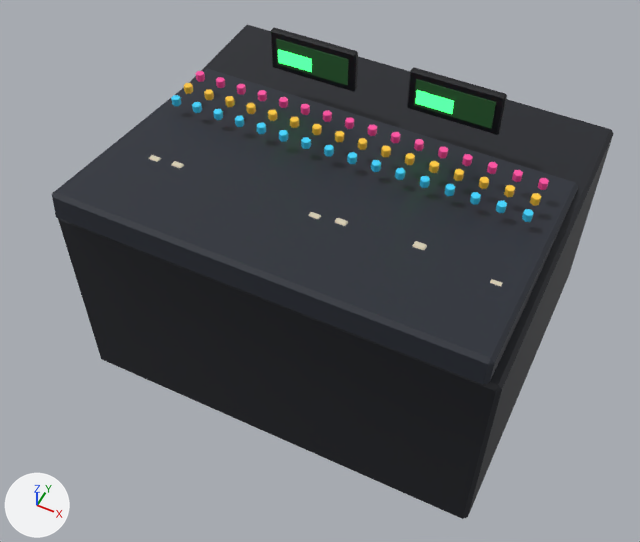
The glTF model game/assets/props/mesa_som.glb as it was, and as the next commit left it.
Rendered twice from a 50 mm lens placed at (0.706, -1.526, 2.136), pointed at (-0.018, -0.077, 0.326). The axes (+X, +Y, +Z) are drawn at lower left. The lights are the same throughout. The older version comes first. Vertices at exactly the same position are counted once.
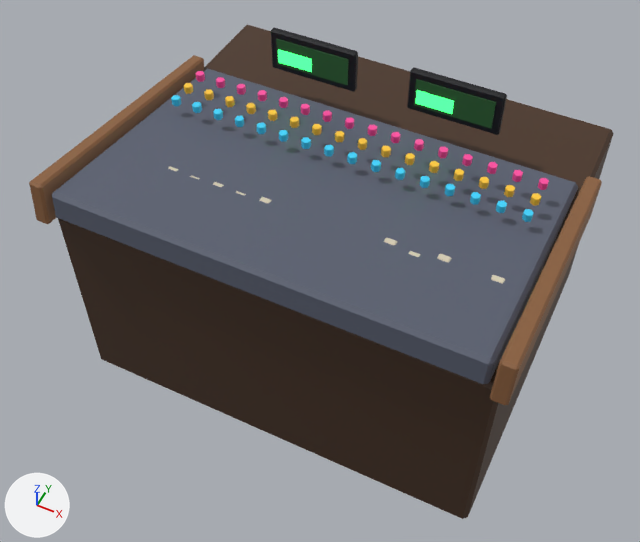
The change, as a diff of the scene's bpy script:
```diff
--- a/game/assets/props/mesa_som.glb.py
+++ b/game/assets/props/mesa_som.glb.py
@@ me_cube @@
 # used by ob_cube; location = (0.0, 0.0, 0.0)
-me_cube.from_pydata(...)  # 1216 vertices, 2080 faces; spans x -0.575..0.575, y -0.451..0.525, z 0.0..0.81
+me_cube.from_pydata(...)  # 1264 vertices, 2168 faces; spans x -0.6..0.6, y -0.464..0.525, z 0.0..0.81
+# me_cube part 1: the loose piece of 24 vertices spanning x -0.431..-0.401, y -0.213..-0.193, z 0.655..0.675 is moved by (0.0, -0.074, 0.0)
+# me_cube part 2: the loose piece of 24 vertices spanning x -0.367..-0.337, y -0.208..-0.188, z 0.655..0.675 is moved by (0.0, -0.022, 0.0)
+# me_cube part 3: the loose piece of 24 vertices spanning x -0.111..-0.081, y -0.332..-0.312, z 0.655..0.675 is moved by (0.0, 0.109, 0.0)
+# me_cube part 4: the loose piece of 24 vertices spanning x 0.017..0.047, y -0.216..-0.196, z 0.655..0.675 is moved by (0.0, -0.053, 0.0)
+# me_cube part 5: the loose piece of 24 vertices spanning x 0.081..0.111, y -0.206..-0.186, z 0.655..0.675 is moved by (0.0, -0.037, 0.0)
+# me_cube part 6: the loose piece of 24 vertices spanning x 0.273..0.303, y -0.194..-0.174, z 0.655..0.675 is moved by (-0.064, -0.019, 0.0)
+# me_cube part 7: the loose piece of 24 vertices spanning x 0.401..0.431, y -0.262..-0.242, z 0.655..0.675 is moved by (-0.064, 0.056, 0.0)
+# me_cube part 8: a new loose piece of 24 vertices spanning x -0.6..-0.56, y -0.464..0.264, z 0.518..0.722, in mat_vc
+# me_cube part 9: a new loose piece of 24 vertices spanning x 0.56..0.6, y -0.464..0.264, z 0.518..0.722, in mat_vc
+# me_cube part 10
+# 24 vertices are removed from x 0.145..0.495, y -0.287..-0.207, z 0.655..0.675
+# 72 faces are deleted
+# 8 vertices move from x 0.148..0.492, y -0.287..-0.207, z 0.655..0.675 to x 0.148..0.492, y -0.298..-0.196, z 0.655..0.675
+# 12 vertices are added at x 0.148..0.492, y -0.301..-0.193, z 0.658..0.672
+# 6 new vertices lie (0.0, -0.014, 0.0) away from vertices in x 0.145..0.175, y -0.284, z 0.655..0.675
+# 6 new vertices lie (0.0, 0.014, 0.0) away from vertices in x 0.465..0.495, y -0.21, z 0.655..0.675
+# 72 new faces join them, mat_vc
+# me_cube part 11: 88 kept faces spanning x -0.575..0.575, y -0.451..0.525, z 0.0..0.7 get new vertex colours
+# other edits to the shape of me_cube do not show in these pictures
 me_cube.materials.append(mat_vc)
```

What differs and where, as boxes (x1, y1, x2, y2) in the pictures (640 x 542 px; the box of a moved part takes in the faces that stretch with it):
'Cube', reshaped
    before: (52, 25, 614, 519)
    after: (29, 25, 614, 519)
part 1 of me_cube, moved or reshaped (not visible afterwards)
    before: (148, 155, 161, 162)
part 2 of me_cube, moved or reshaped
    before: (171, 161, 184, 168)
    after: (168, 167, 179, 171)
part 3 of me_cube, moved or reshaped (not visible before)
    after: (259, 197, 272, 203)
part 4 of me_cube, moved or reshaped (not visible afterwards)
    before: (308, 212, 321, 219)
part 5 of me_cube, moved or reshaped (not visible afterwards)
    before: (335, 218, 348, 226)
part 6 of me_cube, moved or reshaped
    before: (412, 241, 427, 250)
    after: (384, 238, 397, 245)
part 7 of me_cube, moved or reshaped (not visible before)
    after: (437, 254, 452, 262)
part 8 of me_cube, added (brown)
    after: (29, 55, 204, 224)
part 9 of me_cube, added (brown)
    after: (490, 176, 602, 405)
part 10 of me_cube, moved or reshaped
    before: (492, 283, 503, 286)
    after: (491, 275, 505, 284)
part 11 of me_cube, recoloured (lighter)
    both: (52, 25, 614, 519)
